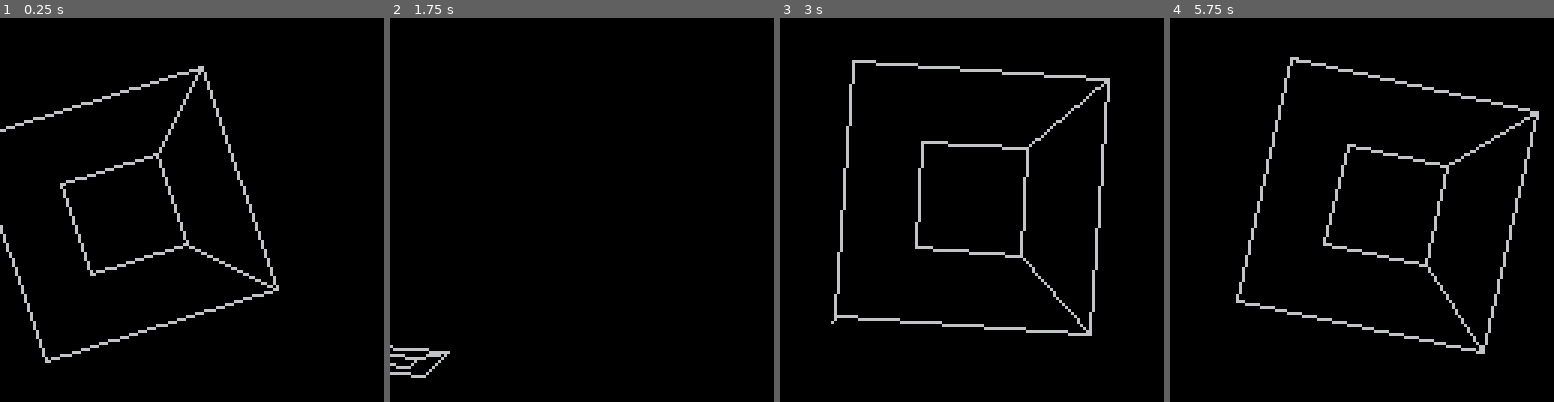
Above: before the commit, frames 1-4 (left to right).
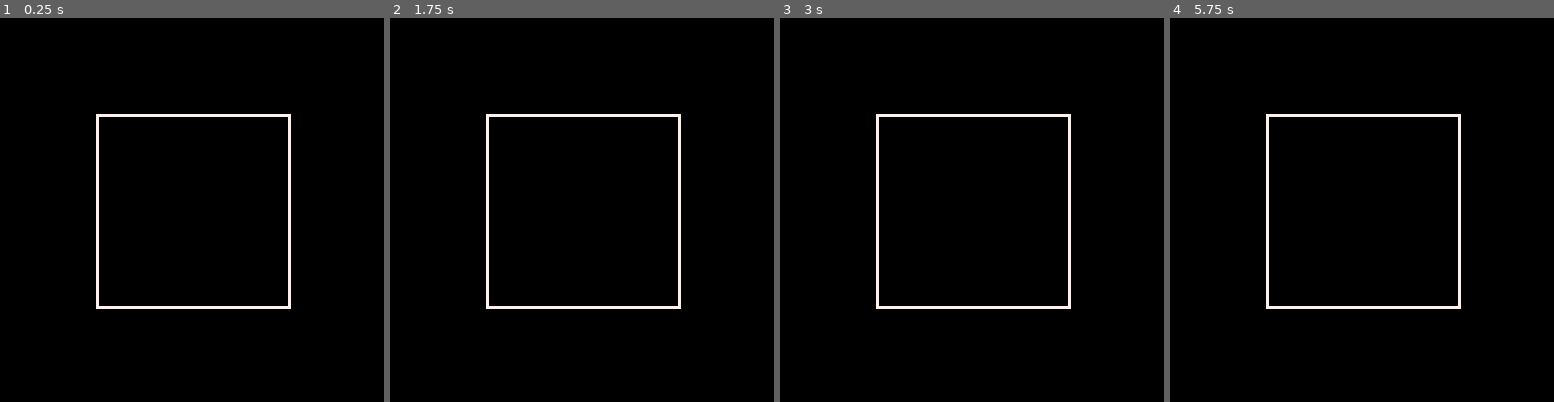
Above: after the commit, the same moments.

Repository: MiniMechMedia/pico8-games
Game: PICO-8 cartridge carts/graphics-with-pico8/game-template.p8
Two runs of this game, one before a commit and one after it. Both use one fixed random seed, a clock stepped at 60 frames per second and the inputs below.
Inputs:
- Up to frame 1 (0.25 s): no input
- Up to frame 2 (1.75 s): tap X (X key) at 0.33, 1.07 s; tap O (Z key) at 0.7, 1.7 s; hold Right from 1.6 s (still down)
- Up to frame 3 (3 s): tap X (X key) at 1.85, 2.97 s; release Right at 2.1 s; tap O (Z key) at 2.1, 2.5, 2.9 s; hold Up 2.15-2.42 s; hold Right from 2.47 s (still down)
- Up to frame 4 (5.75 s): release Right at 3.03 s; hold Left 3.08-3.58 s; tap O (Z key) every 0.4 s from 3.3 to 5.7 s; hold Down 3.63-3.97 s; hold Right 4.02-4.68 s; tap X (X key) at 4.08, 5.2 s; hold Up 4.73-5.03 s; hold Left 5.08-5.68 s; hold Down from 5.73 s (still down)

The runs differ from the first frame. In frame 1, 4.2% of the frame differs, in the area x 0-76%, y 12-90%; in frame 2, 2.0%; in frame 3, 4.8%, in the area x 13-86%, y 10-83%; in frame 4, 4.6%.

Commit message:
was thinking of translating everything to primitive types...

Diff:
--- a/carts/graphics-with-pico8/game-template.p8
+++ b/carts/graphics-with-pico8/game-template.p8
@@ -205,6 +205,49 @@
 
 	-- Draw
 	subdraw()
+end
+-->8
+--cube rasterize
+
+function vec3(x,y,z)
+    return {
+        x=x,y=y,z=z
+    }
+end
+
+function polygon(vertex_list)
+    return {
+        vertex_list = vertex_list
+    }
+end
+
+local cubeFaces = {
+    polygon({vec3(-1,-1,-1), vec3(-1,1,-1), vec3(1,1,-1), vec3(1,-1,-1)})
+    -- {x = 0, y = 0, z = 0}, -- Vertex 0
+    -- {x = 1, y = 0, z = 0}, -- Vertex 1
+    -- {x = 1, y = 0, z = 1}, -- Vertex 3, revisiting through the cube
+    -- {x = 1, y = 0, z = 0}, -- Vertex 1, backtrack
+    -- {x = 1, y = 1, z = 0}, -- Vertex 5, moving up
+    -- {x = 1, y = 1, z = 1}, -- Vertex 7, across the top
+    -- {x = 0, y = 1, z = 1}, -- Vertex 6, completing top face traversal
+    -- {x = 0, y = 0, z = 1}, -- Vertex 2, moving down
+    -- {x = 1, y = 0, z = 1}, -- Vertex 3, completing bottom face traversal
+    -- {x = 1, y = 1, z = 1}, -- Vertex 7, diagonally across the cube
+    -- {x = 1, y = 1, z = 0}, -- Vertex 5, backtrack on the top face
+    -- {x = 0, y = 1, z = 0}, -- Vertex 4, completing top face traversal
+    -- {x = 0, y = 0, z = 0}, -- Vertex 0, moving down
+}
+
+function fillPolygon(polygon)
+    for v in all(polygon.vertex_list) do
+        line(v.x * 32 + 64, v.y* 32 + 64, 7)
+
+    end
+end
+
+function subdraw()
+    cls()
+    fillPolygon(cubeFaces[1])
 end
 -->8
 -- function _draw()
@@ -260,7 +303,7 @@
 	}
 
 cls()
-function subdraw()
+function subdraw2()
 	cls()
 	local count = 0
 	for point in all(cubePath) do
--- /dev/null
+++ b/carts/graphics-with-pico8/src/cube-rasterize.lua
@@ -0,0 +1,41 @@
+
+function vec3(x,y,z)
+    return {
+        x=x,y=y,z=z
+    }
+end
+
+function polygon(vertex_list)
+    return {
+        vertex_list = vertex_list
+    }
+end
+
+local cubeFaces = {
+    polygon({vec3(-1,-1,-1), vec3(-1,1,-1), vec3(1,1,-1), vec3(1,-1,-1)})
+    -- {x = 0, y = 0, z = 0}, -- Vertex 0
+    -- {x = 1, y = 0, z = 0}, -- Vertex 1
+    -- {x = 1, y = 0, z = 1}, -- Vertex 3, revisiting through the cube
+    -- {x = 1, y = 0, z = 0}, -- Vertex 1, backtrack
+    -- {x = 1, y = 1, z = 0}, -- Vertex 5, moving up
+    -- {x = 1, y = 1, z = 1}, -- Vertex 7, across the top
+    -- {x = 0, y = 1, z = 1}, -- Vertex 6, completing top face traversal
+    -- {x = 0, y = 0, z = 1}, -- Vertex 2, moving down
+    -- {x = 1, y = 0, z = 1}, -- Vertex 3, completing bottom face traversal
+    -- {x = 1, y = 1, z = 1}, -- Vertex 7, diagonally across the cube
+    -- {x = 1, y = 1, z = 0}, -- Vertex 5, backtrack on the top face
+    -- {x = 0, y = 1, z = 0}, -- Vertex 4, completing top face traversal
+    -- {x = 0, y = 0, z = 0}, -- Vertex 0, moving down
+}
+
+function fillPolygon(polygon)
+    for v in all(polygon.vertex_list) do
+        line(v.x * 32 + 64, v.y* 32 + 64, 7)
+
+    end
+end
+
+function subdraw()
+    cls()
+    fillPolygon(cubeFaces[1])
+end
--- a/carts/graphics-with-pico8/src/part1-square.lua
+++ b/carts/graphics-with-pico8/src/part1-square.lua
@@ -51,7 +51,7 @@
 	}
 
 cls()
-function subdraw()
+function subdraw2()
 	cls()
 	local count = 0
 	for point in all(cubePath) do
Not shown, changed: carts/graphics-with-pico8/plan.md
